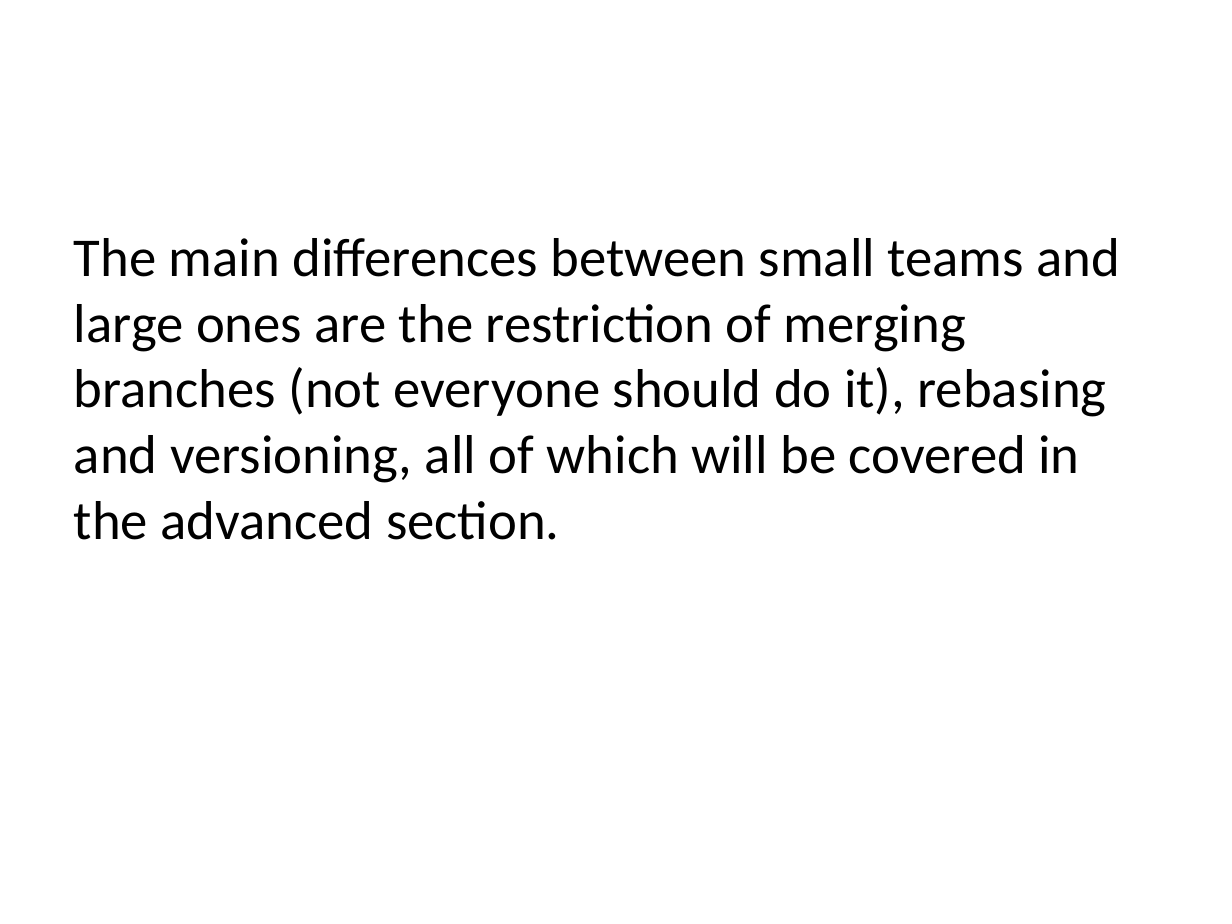
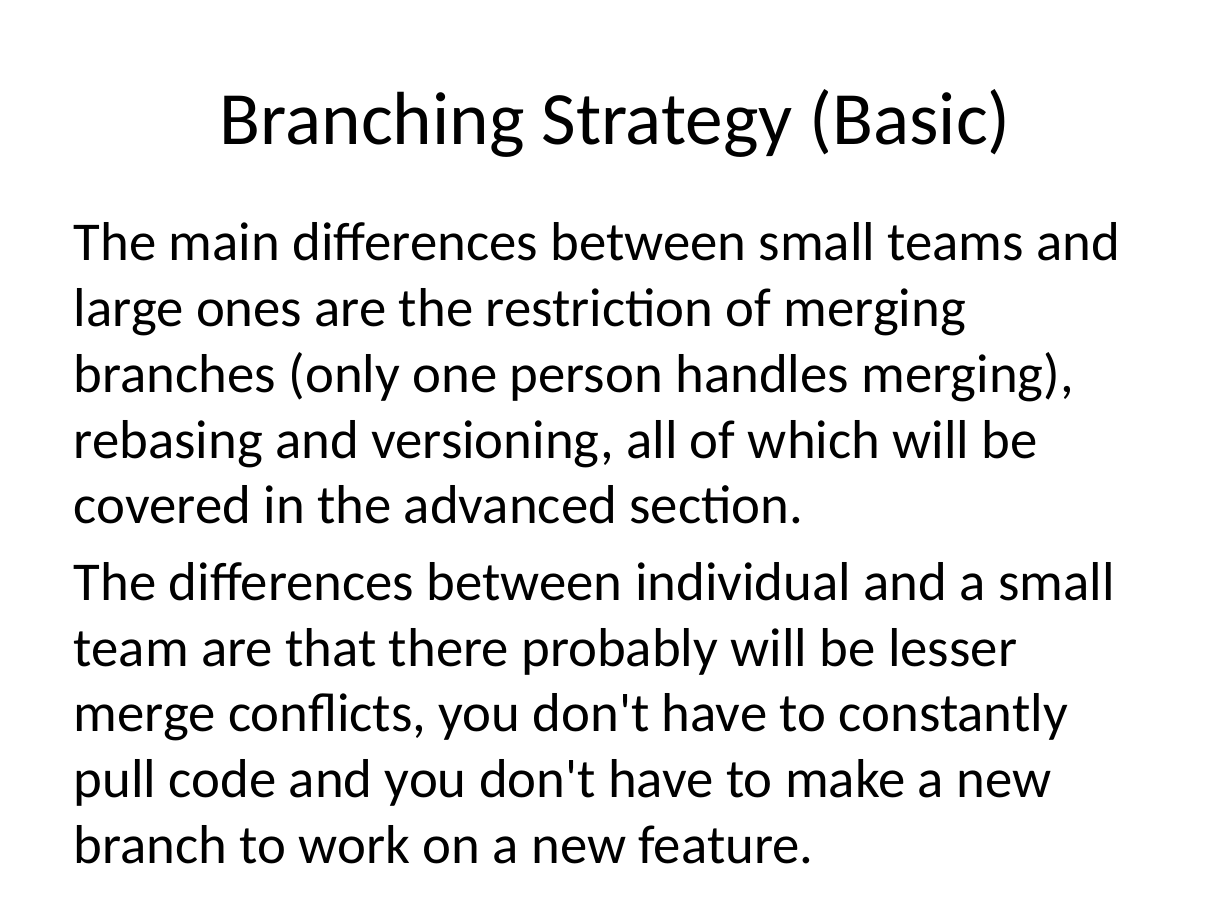
Before and after one commit to JaceTan/programming-notes, a slide deck: slide 5 of Branching Strategy (Basic).pptx. Drawn at 1232x924 pixels with LibreOffice and Linux fonts; fonts in the diff are those of the drawing. Boxes give left, top, right and bottom in pixels: in the first picture for what was removed or moved away, otherwise in the second. Text is boxed around its words. In the diff, an @@ line names an element or a change of style, - is before the commit and + after.

Commit message:
completed Branching Strategy Basic

```diff
--- a/Branching Strategy (Basic).pptx
+++ b/Branching Strategy (Basic).pptx
@@ title added at [220, 89, 1011, 157], 44 pt, text #000000 @@
+Branching Strategy (Basic)
@@ text at [74, 222, 1120, 864]: text changed @@
-The main differences between small teams and large ones are the restriction of merging branches (not everyone should do it), rebasing and versioning, all of which will be covered in the advanced section.
+The main differences between small teams and large ones are the restriction of merging branches (only one person handles merging), rebasing and versioning, all of which will be covered in the advanced section.
+The differences between individual and a small team are that there probably will be lesser merge conflicts, you don't have to constantly pull code and you don't have to make a new branch to work on a new feature.
```
Also in this commit, not shown: 4 other slides changed.
